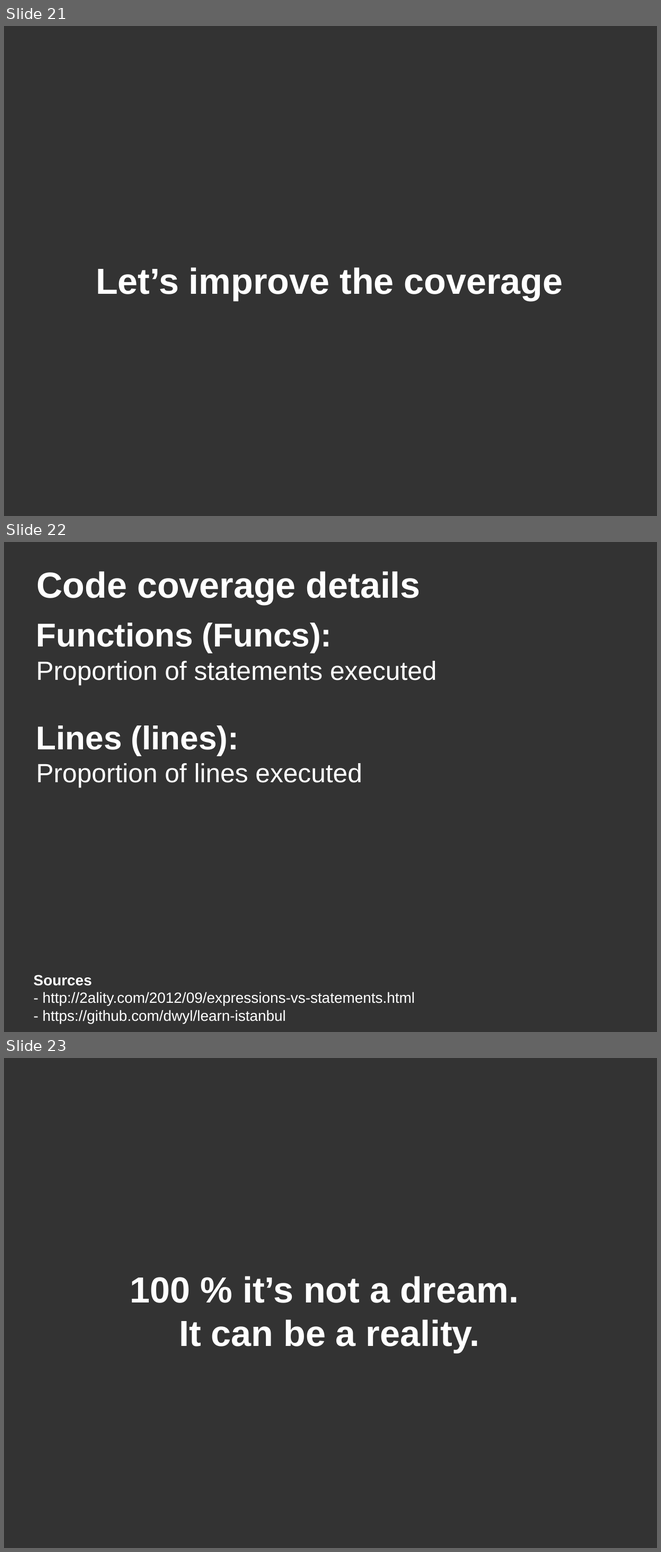
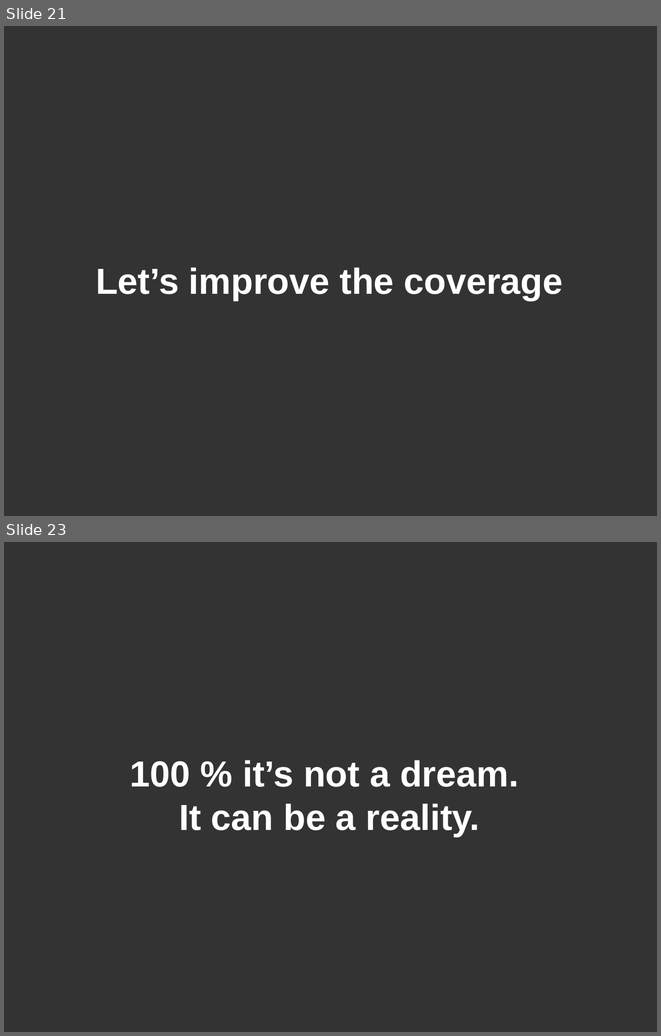
Before and after one commit to DanYellow/presentations, a slide deck: unit-tests/presentation.odp. Shown one above the other, each under a label of ours: slides 21, 22 and 23 before the commit, slides 21 and 23 after it; the slides between them are not shown. The pictures are 661x1552 and 661x1036 pixels, drawn with LibreOffice and Linux fonts; fonts in the diff are those of the drawing. Boxes give left, top, right and bottom in pixels: in the first picture for what was removed or moved away, otherwise in the second. Text is boxed around its words. In the diff, an @@ line names an element or a change of style, - is before the commit and + after.

```diff
--- a/unit-tests/presentation.odp
+++ b/unit-tests/presentation.odp
@@ slide 22 removed at [4,542,657,1032], background #333333 @@
@@ title removed at [37,571,421,604] @@
-Code coverage details
@@ title removed at [36,623,437,787] @@
-Functions (Funcs):
-Proportion of statements executed
-Lines (lines):
-Proportion of lines executed
@@ text removed at [34,974,415,1023] @@
-Sources
-- http://2ality.com/2012/09/expressions-vs-statements.html
-- https://github.com/dwyl/learn-istanbul
```
Also in this commit, not shown: 2 slides changed, 1 slide added, 1 other file.
